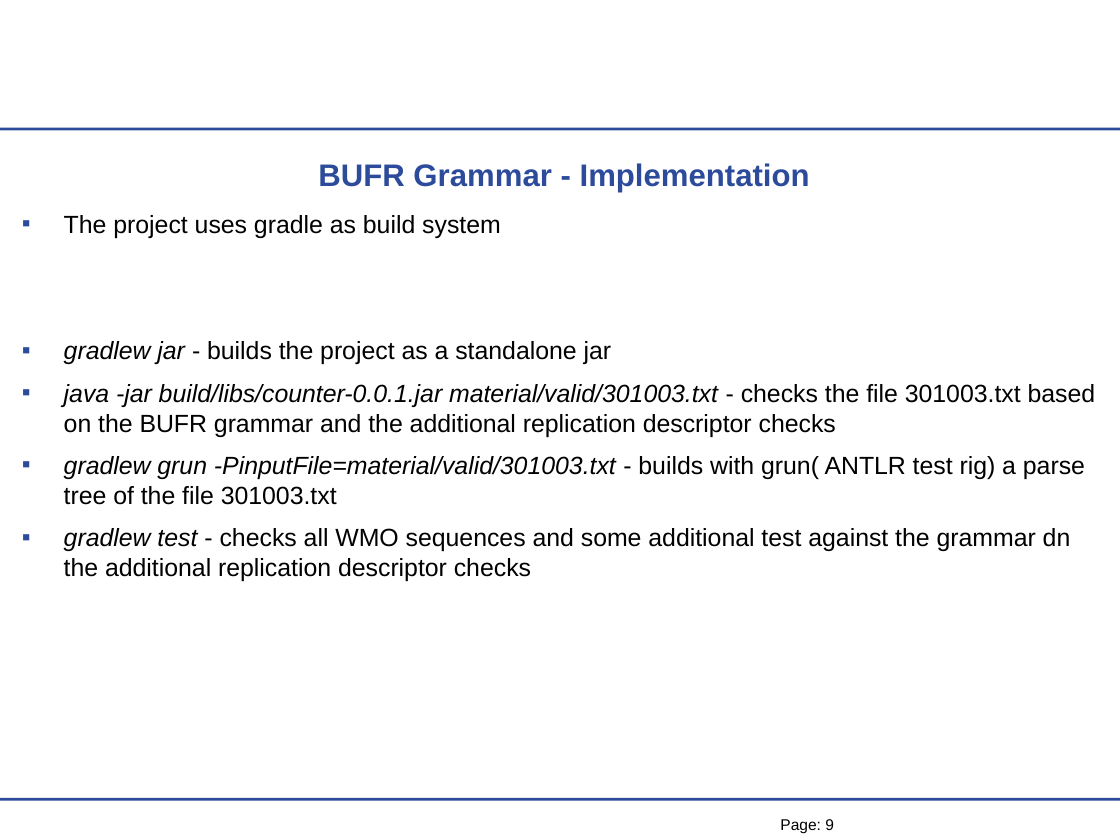
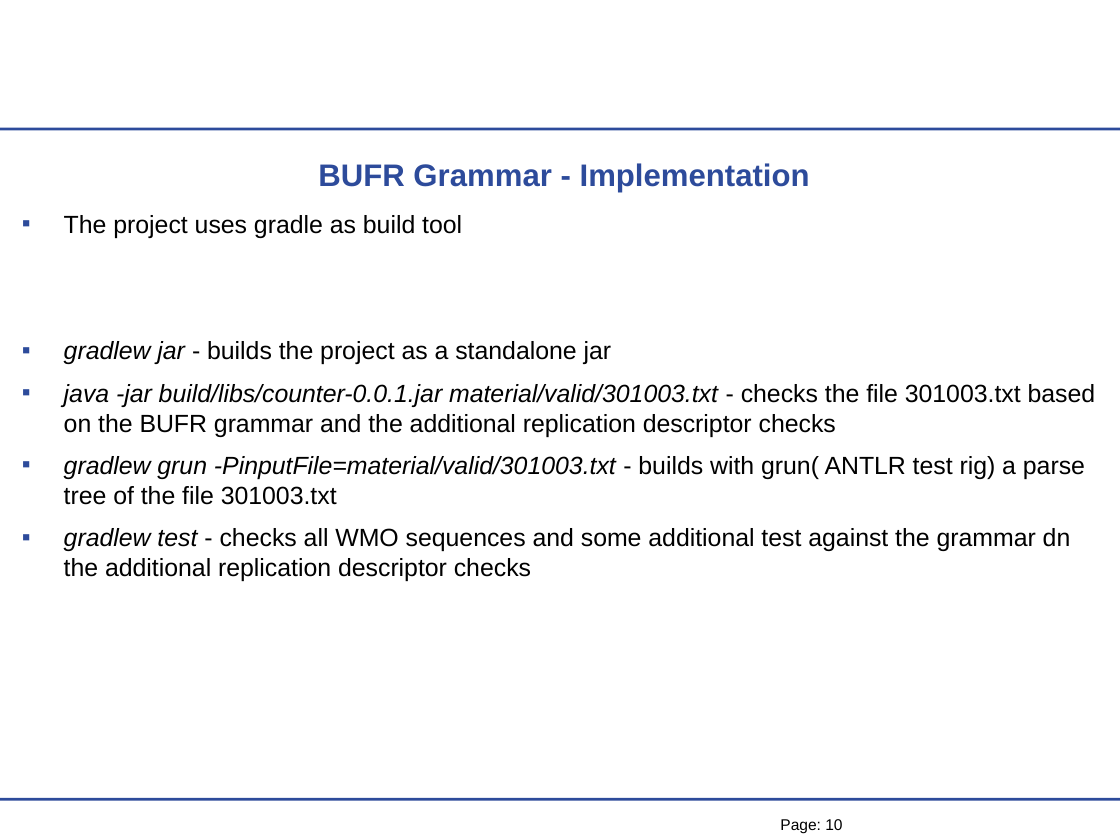
Before and after one commit to mheene/bufr-grammar, a slide deck: slide 10 of talk/BUFR-Grammar-Talk.ppt (slide 9 before the commit). Drawn at 1120x840 pixels with LibreOffice and Linux fonts; fonts in the diff are those of the drawing; background and template pictures are left out. Boxes give left, top, right and bottom in pixels: in the first picture for what was removed or moved away, otherwise in the second. Text is boxed around its words. In the diff, an @@ line names an element or a change of style, - is before the commit and + after.

```diff
--- a/talk/BUFR-Grammar-Talk.ppt
+++ b/talk/BUFR-Grammar-Talk.ppt
@@ text at [64, 215, 462, 238]: text changed @@
-▪ The project uses gradle as build system
+▪ The project uses gradle as build tool
@@ page number at [780, 819, 842, 834]: text changed @@
-Page: 9
+Page: 10
```
Also in this commit, not shown: 3 other slides changed, 2 slides added.
